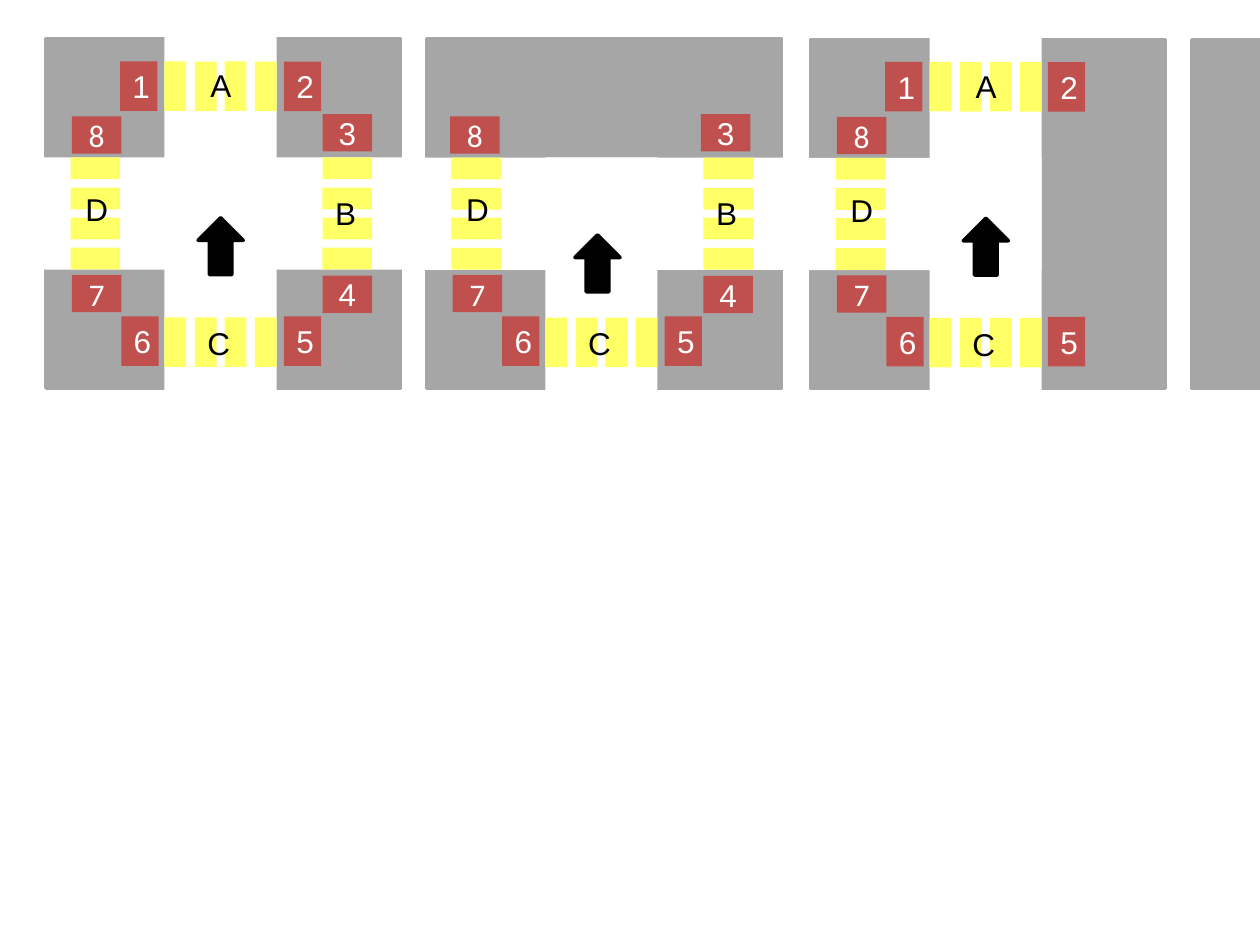
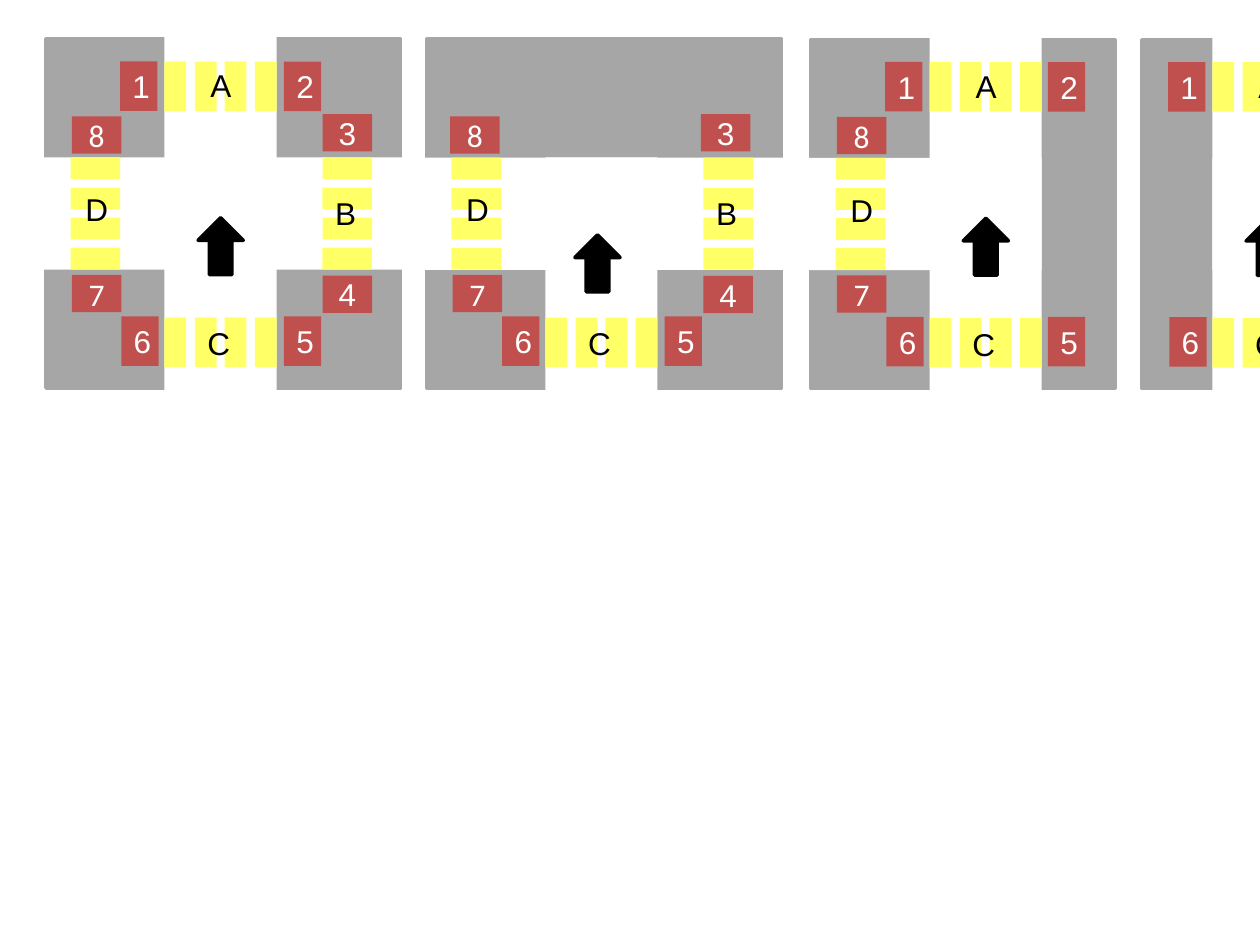
Before and after one commit to jming/cs279, a slide deck: slide 1 of finalproject/img/images.pptx. Drawn at 1260x945 pixels with LibreOffice and Linux fonts; fonts in the diff are those of the drawing. Boxes give left, top, right and bottom in pixels: in the first picture for what was removed or moved away, otherwise in the second. Text is boxed around its words. In the diff, an @@ line names an element or a change of style, - is before the commit and + after.

```diff
--- a/finalproject/img/images.pptx
+++ b/finalproject/img/images.pptx
@@ rectangle: place and size @@
-rectangle at (811,39,1166,388)
+rectangle at (811,39,1116,388)
@@ rectangle: place and size @@
-rectangle at (1192,40,1260,389)
+rectangle at (1142,40,1260,389)
@@ group added at (1168,21,1260,406): 8 rectangles, 2 texts, 1 up arrow @@
+6
+1
+A
+C
```
Also in this commit, not shown: 2 slides added, 4 other files.
